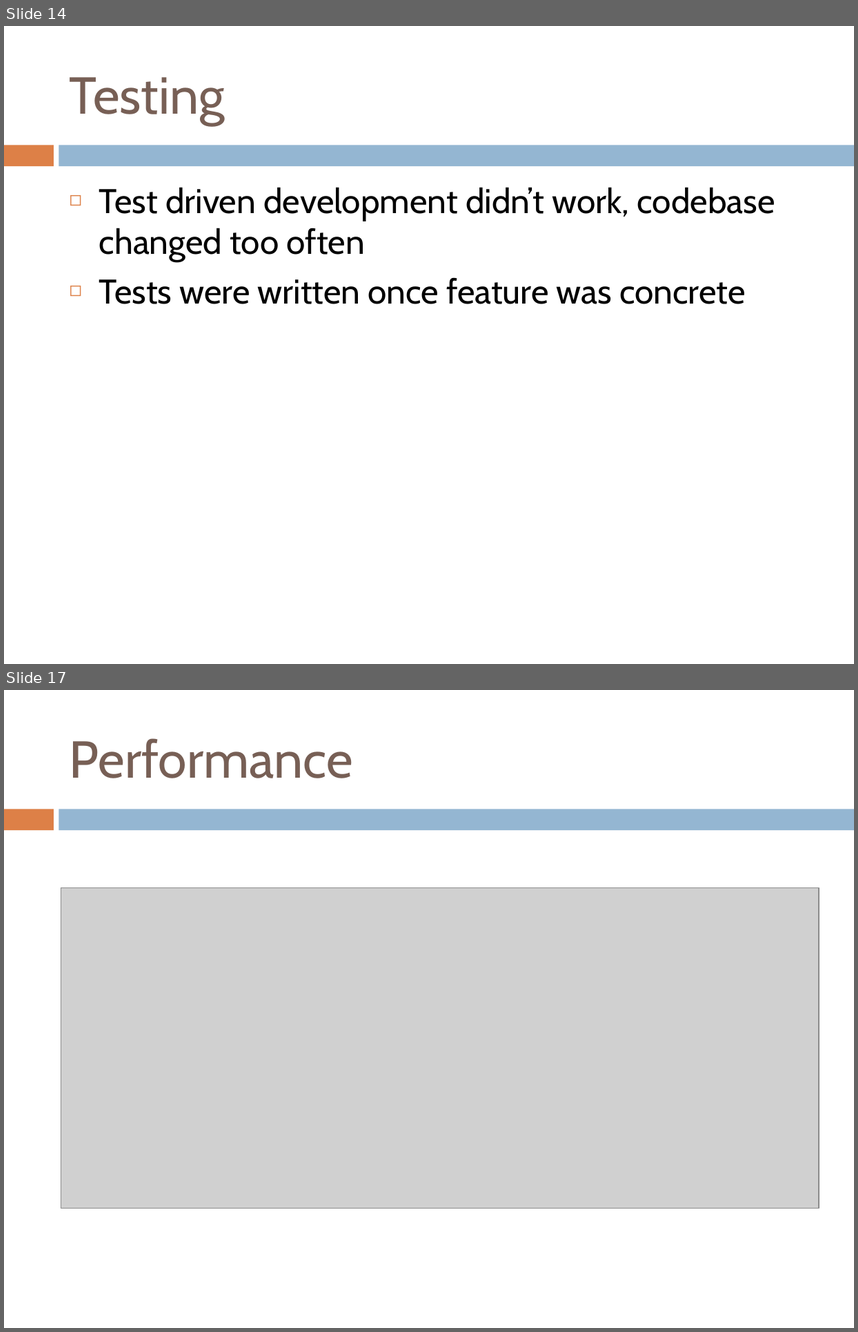
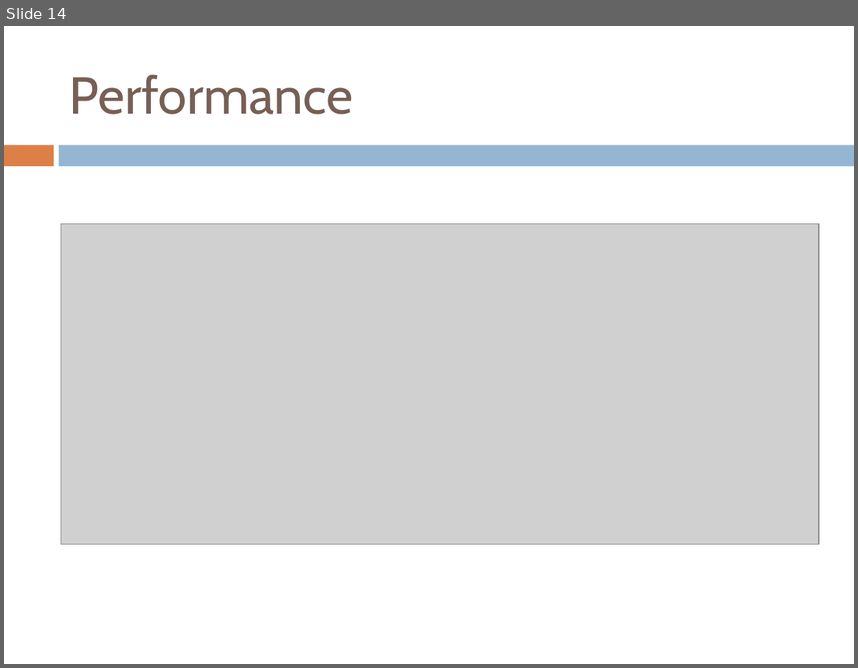
Before and after one commit to IgnoredAmbience/splats, a slide deck: docs/SpLATS.ppt. Shown one above the other, each under a label of ours: slides 14 and 17 before the commit, slide 14 after it; the slides between them are not shown. The pictures are 858x1332 and 858x668 pixels, drawn with LibreOffice and Linux fonts; fonts in the diff are those of the drawing; grey boxes stand for pictures. Boxes give left, top, right and bottom in pixels: in the first picture for what was removed or moved away, otherwise in the second. Text is boxed around its words. In the diff, an @@ line names an element or a change of style, - is before the commit and + after.

```diff
--- a/docs/SpLATS.ppt
+++ b/docs/SpLATS.ppt
@@ slide 14 removed at [4,26,854,664], background #FFFFFF; not listed: 2 template elements that a slide beside it also shows @@
@@ title removed at [70,77,225,125] @@
-Testing
@@ text removed at [99,187,775,304] @@
-◻ Test driven development didn’t work, codebase changed too often
-◻ Tests were written once feature was concrete
@@ what was slide 17 is now slide 14 @@
```
Also in this commit, not shown: 11 slides changed, 4 slides added, 6 other slides removed.
